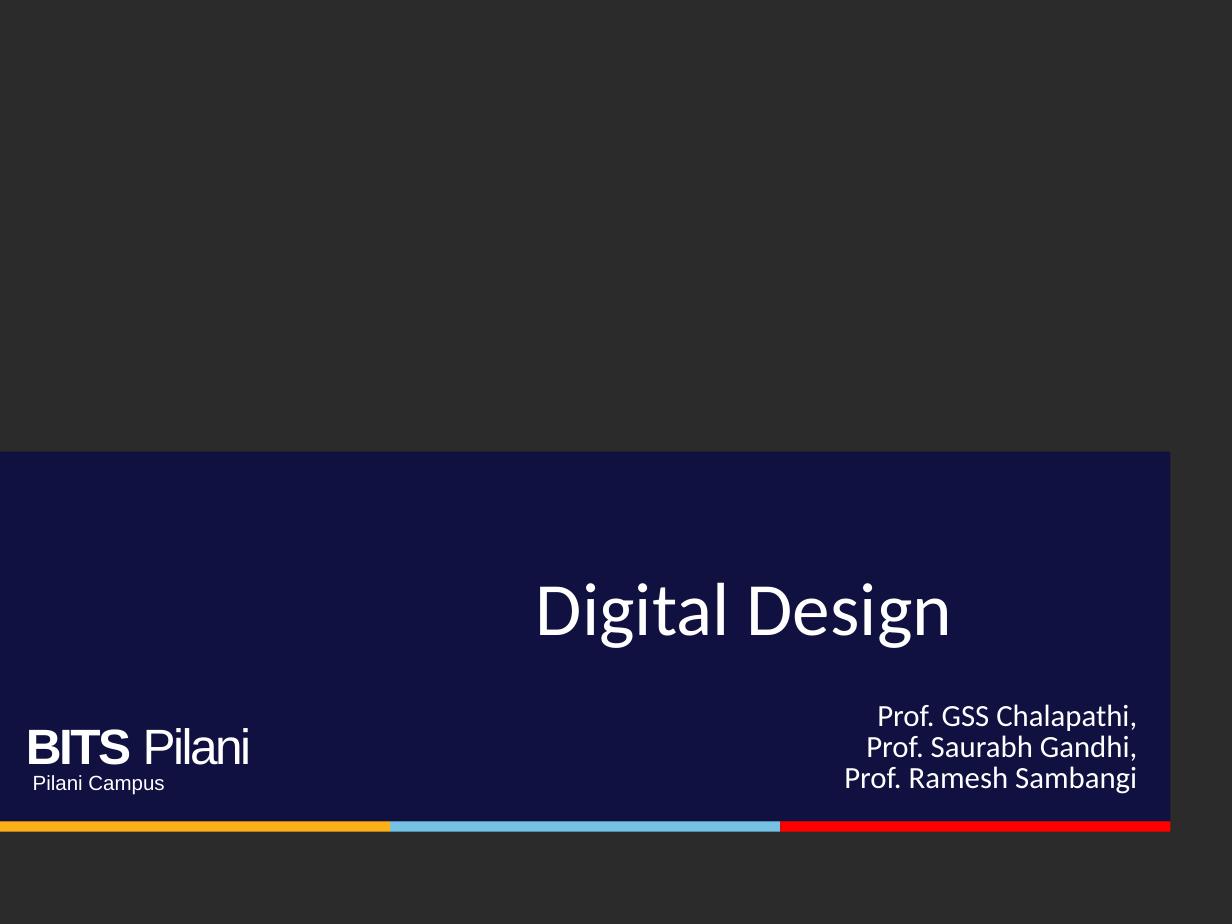
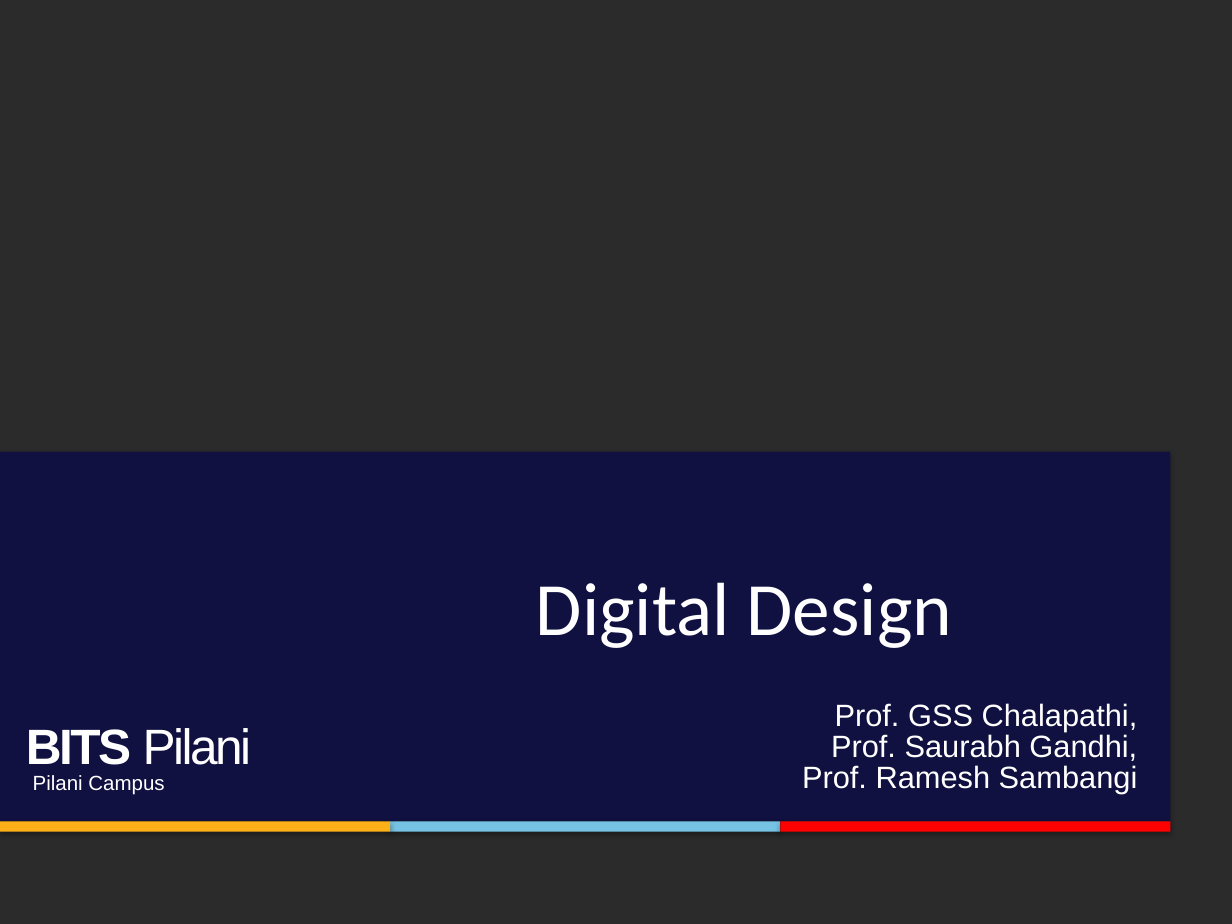
Before and after one commit to gsaurabhr-teaching/f215-2026, a slide deck: slide 1 of Lec-17.pptx. Drawn at 1232x924 pixels with LibreOffice and Linux fonts; fonts in the diff are those of the drawing; background and template pictures are left out; a plain dark background stands for a picture behind light text. Boxes give left, top, right and bottom in pixels: in the first picture for what was removed or moved away, otherwise in the second. Text is boxed around its words. In the diff, an @@ line names an element or a change of style, - is before the commit and + after.

```diff
--- a/Lec-17.pptx
+++ b/Lec-17.pptx
@@ text "Prof. GSS Chalapathi," at [802, 703, 1138, 794]: font Calibri to Arial @@
@@ shadow on in 4 elements at [0, 452, 1170, 822], [391, 822, 781, 832], [0, 822, 391, 832], [780, 822, 1170, 832] @@
```
Also in this commit, not shown: 19 other slides changed, 2 slides added, 1 slide removed.
